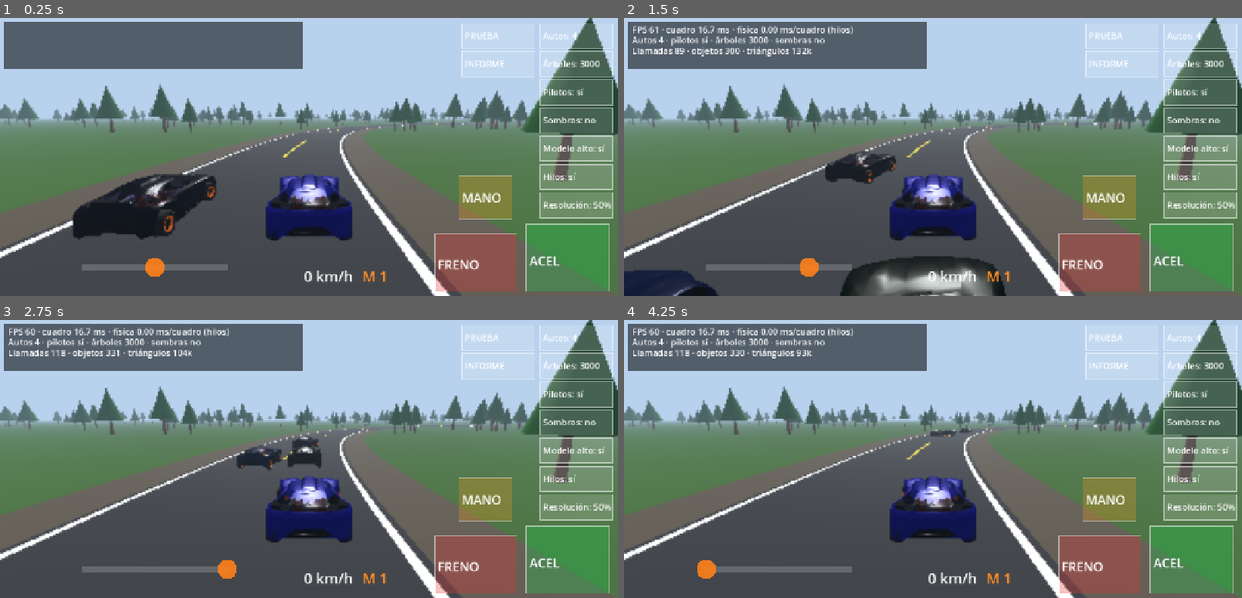
Above: before the commit, frames 1-4 (two rows, left to right).
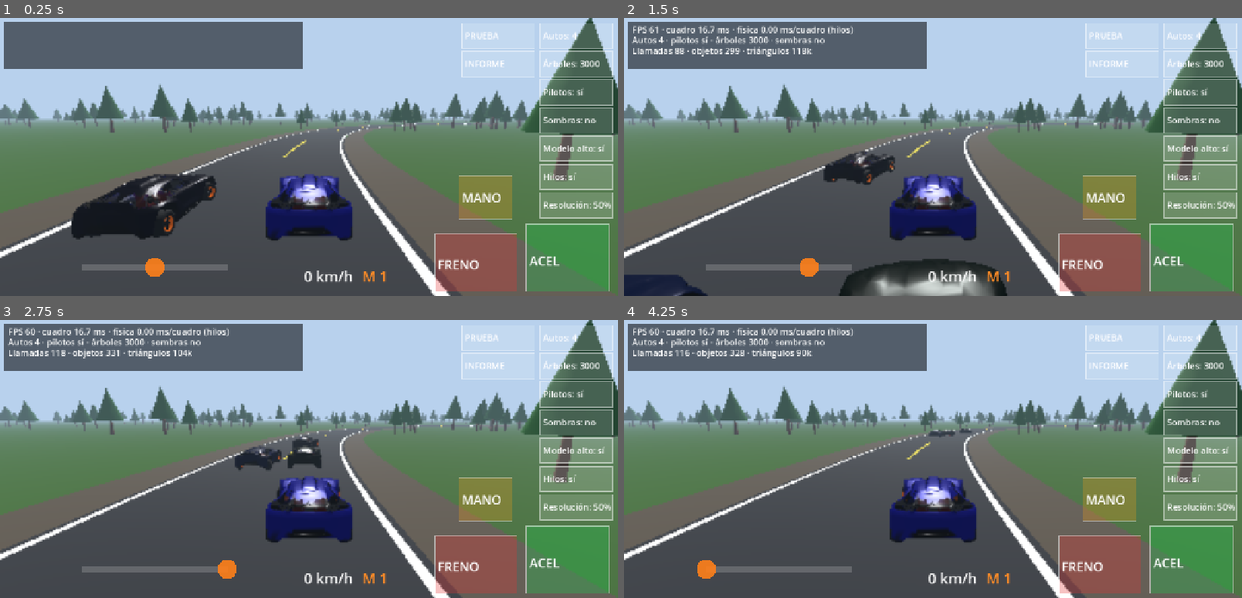
Above: after the commit, the same moments.

Repository: webmaletin-art/Rally-Sim-movile
Game: Godot game, scene res://bootstrap/boot.tscn
Two runs of this game, one before a commit and one after it. Both use one fixed random seed, a clock stepped at 60 frames per second and the inputs below.
Inputs (mouse positions are in pixels of both pictures, inside the frame that each line leads up to):
- Up to frame 1 (0.25 s): no input
- Up to frame 2 (1.5 s): move the mouse to (1068, 143) at 0.52 s; hold D 0.53-1.25 s; click (1068, 143) at 0.67 s; tap Space at 0.77 s; drag from (809, 170) to (902, 212) at 1.27 s
- Up to frame 3 (2.75 s): move the mouse to (370, 397) at 2.02 s; hold D from 2.03 s (still down)
- Up to frame 4 (4.25 s): release D at 2.75 s; drag from (902, 514) to (747, 417) at 2.77 s; move the mouse to (1118, 500) at 3.52 s; hold A from 3.53 s (still down); tap Space at 3.77 s

The runs differ from the first frame. In frame 1, 0.2% of the frame differs, in the area x 4-76%, y 27-80%; in frame 2, 1.9%, in the area x 0-62%, y 10-100%; in frame 3, 0.1%; in frame 4, less than 0.1%.

Commit message:
Godot: interpolate cars between physics steps (no more 'tuc-tuc' jumps), faster chase camera, cull far rivals' pilots
Frame time vs 120 Hz physics quantization made the car advance in uneven
jumps. Each physics step now records its state with its time and rendering
samples a slightly delayed time, interpolating between the two surrounding
steps. Test: per-frame advance jitter drops from 5-10% to under 1%.

Co-Authored-By: Claude Sonnet 5.5 <noreply@anthropic.com>
Claude-Session: https://claude.ai/code/session_01P18mcfX7vPAh1HouukYKHr

Diff:
--- a/godot/game/car/car.gd
+++ b/godot/game/car/car.gd
@@ -23,11 +23,11 @@
 	is_player = player
 	visual = CarVisual.new()
 	visual.setup(params, lo, paint, rim)
-	snap.capture(phys)
+	snap.reset_to(0.0, phys)
 
 func place(x: float, z: float, yaw: float) -> void:
 	phys.reset(x, z, yaw)
-	snap.capture(phys)
+	snap.reset_to(0.0, phys)
 
 func step(dt: float) -> void:
 	if driver != null:
@@ -36,9 +36,14 @@
 	else:
 		phys.step(dt, in_throttle, in_brake, in_steer, in_handbrake)
 
-## Copia el estado de la física a la foto (hay que llamarlo con la física quieta)
-func capture() -> void:
-	snap.capture(phys)
+## Reinicia el historial del dibujado en la hora t (al colocar el auto)
+func restart_history(t: float) -> void:
+	snap.reset_to(t, phys)
+
+## Un paso de física; deja el estado en el historial con su hora
+func step_and_record(dt: float, t: float) -> void:
+	step(dt)
+	snap.push(t, phys)
 
 func update_visual(dt: float) -> void:
 	visual.sync_from(snap, dt)
--- a/godot/game/car/car_snapshot.gd
+++ b/godot/game/car/car_snapshot.gd
@@ -1,7 +1,16 @@
 extends RefCounted
-## Foto del estado de un auto para dibujarlo. La física corre un cuadro adelantada en otros hilos; el dibujado y la cámara
-## leen esta copia (nunca el estado vivo), así no hay carreras de datos entre hilos.
+## Historial de estados de un auto para dibujarlo suave.
+## La física corre a 120 Hz un cuadro adelantada y en otros hilos; cada paso deja acá su estado con su hora. El dibujado
+## pide el estado a una hora un poquito atrasada (sample) y lo interpola entre los dos pasos que la rodean: así el auto no
+## "salta" cuando un cuadro avanza 2 pasos y el siguiente 3. Los hilos solo escriben (push) y el principal solo lee, nunca a la vez.
 
+const RING := 24
+const STRIDE := 19
+
+var data := PackedFloat64Array()
+var count := 0
+
+# estado interpolado (lo lee el dibujado, la cámara y el HUD)
 var px := 0.0
 var py := 0.0
 var pz := 0.0
@@ -15,17 +24,67 @@
 var wheel_s := PackedFloat64Array([0.0, 0.0, 0.0, 0.0])
 var wheel_omega := PackedFloat64Array([0.0, 0.0, 0.0, 0.0])
 
-func capture(p) -> void:
-	px = p.px
-	py = p.py
-	pz = p.pz
-	pitch = p.pitch
-	roll = p.roll
-	yaw = p.yaw
-	steerAngle = p.steerAngle
-	vLong = p.vLong
-	gear = p.gear
-	rpm = p.rpm
+func _init() -> void:
+	data.resize(RING * STRIDE)
+
+## Borra el historial y deja un solo estado a la hora t
+func reset_to(t: float, p) -> void:
+	count = 0
+	push(t, p)
+	push(t + 0.0001, p)
+	sample(t)
+
+func push(t: float, p) -> void:
+	var o := (count % RING) * STRIDE
+	data[o] = t
+	data[o + 1] = p.px
+	data[o + 2] = p.py
+	data[o + 3] = p.pz
+	data[o + 4] = p.pitch
+	data[o + 5] = p.yaw
+	data[o + 6] = p.roll
+	data[o + 7] = p.steerAngle
+	data[o + 8] = p.vLong
+	data[o + 9] = p.rpm
+	data[o + 10] = float(p.gear)
 	for i in 4:
-		wheel_s[i] = p.wheels[i].s
-		wheel_omega[i] = p.wheels[i].omega
+		data[o + 11 + i] = p.wheels[i].s
+		data[o + 15 + i] = p.wheels[i].omega
+	count += 1
+
+func sample(t: float) -> void:
+	var n := mini(count, RING)
+	if n == 0:
+		return
+	var newest := (count - 1) % RING
+	var i0 := newest
+	var i1 := newest
+	var found := false
+	for k in n:
+		var idx := (count - 1 - k) % RING
+		if data[idx * STRIDE] <= t:
+			i0 = idx
+			i1 = (idx + 1) % RING if k > 0 else idx
+			found = true
+			break
+	if not found:
+		i0 = (count - n) % RING
+		i1 = i0
+	var o0 := i0 * STRIDE
+	var o1 := i1 * STRIDE
+	var t0 := data[o0]
+	var t1 := data[o1]
+	var a := 0.0 if t1 <= t0 else clampf((t - t0) / (t1 - t0), 0.0, 1.0)
+	px = lerpf(data[o0 + 1], data[o1 + 1], a)
+	py = lerpf(data[o0 + 2], data[o1 + 2], a)
+	pz = lerpf(data[o0 + 3], data[o1 + 3], a)
+	pitch = lerpf(data[o0 + 4], data[o1 + 4], a)
+	yaw = lerp_angle(data[o0 + 5], data[o1 + 5], a)
+	roll = lerpf(data[o0 + 6], data[o1 + 6], a)
+	steerAngle = lerpf(data[o0 + 7], data[o1 + 7], a)
+	vLong = lerpf(data[o0 + 8], data[o1 + 8], a)
+	rpm = lerpf(data[o0 + 9], data[o1 + 9], a)
+	gear = int(data[o1 + 10])
+	for i in 4:
+		wheel_s[i] = lerpf(data[o0 + 11 + i], data[o1 + 11 + i], a)
+		wheel_omega[i] = lerpf(data[o0 + 15 + i], data[o1 + 15 + i], a)
--- a/godot/game/car/pilot.gd
+++ b/godot/game/car/pilot.gd
@@ -6,7 +6,7 @@
 static var _lo_scene: PackedScene
 static var _full_mat: Material
 
-static func create(parent: Node3D, x: float, hip_y: float, hip_z: float, lo: bool) -> Node3D:
+static func create(parent: Node3D, x: float, hip_y: float, hip_z: float, lo: bool, max_dist := 0.0) -> Node3D:
 	if _lo_scene == null:
 		_lo_scene = load("res://game/models/pilot_lo.glb")
 		var full: Node = (load("res://game/models/pilot.glb") as PackedScene).instantiate()
@@ -23,6 +23,8 @@
 	for mi in _meshes(scene):
 		mi.set_surface_override_material(0, _full_mat)
 		mi.extra_cull_margin = 2.0
+		if max_dist > 0.0:
+			mi.visibility_range_end = max_dist # los pilotos de los rivales lejanos no se dibujan
 	if skel == null:
 		return root
 	var head := _bone(skel, "Head")
--- a/godot/game/main.gd
+++ b/godot/game/main.gd
@@ -239,12 +239,13 @@
 			car.driver = RingDriver.new(track, 20.0 + float((i * 7) % 9), (float((i * 5) % 7) - 3.0) * 0.9)
 		var sp: Array = track.start_pose(i)
 		car.place(sp[0], sp[1], sp[2])
+		car.restart_history(sim_t)
 		world.add_child(car.visual)
 		if no_body:
 			car.visual.body.get_child(0).visible = false
 		if pilots_on:
-			Pilot.create(car.visual.body, 0.37, 0.49, -0.31, lo)
-			Pilot.create(car.visual.body, -0.37, 0.49, -0.31, lo)
+			Pilot.create(car.visual.body, 0.37, 0.49, -0.31, lo, 0.0 if i == 0 else 55.0)
+			Pilot.create(car.visual.body, -0.37, 0.49, -0.31, lo, 0.0 if i == 0 else 55.0)
 		cars.append(car)
 	cam_ready = false
 
@@ -435,6 +436,10 @@
 ##  · enseguida se lanza la física del cuadro que viene (una tarea por auto) y el hilo principal sigue con el dibujado.
 ## El dibujado y la cámara usan solo la foto. Costo: un cuadro (16 ms) más de retardo al girar el volante.
 var phys_task := -1
+var sim_t := 0.0 # hora de la simulación (múltiplo de 1/120 s)
+var batch_t0 := 0.0
+var render_t := 0.0
+var smooth_dt := 0.016
 var phys_wait_us := 0
 
 func _finish_physics() -> void:
@@ -443,15 +448,18 @@
 		WorkerThreadPool.wait_for_group_task_completion(phys_task)
 		phys_wait_us += Time.get_ticks_usec() - t0
 		phys_task = -1
-		for c in cars:
-			c.capture()
 
 func _step_physics(dt: float) -> void:
 	_finish_physics()
 	var h := 1.0 / 120.0
+	smooth_dt = lerpf(smooth_dt, minf(dt, 0.1), 0.02)
 	acc = minf(acc + dt, 0.05)
 	step_n = int(acc / h)
 	acc -= float(step_n) * h
+	batch_t0 = sim_t
+	sim_t += float(step_n) * h
+	# hora que se dibuja: atrasada lo justo para que los estados que rodean esa hora ya estén calculados
+	render_t = sim_t + acc - (smooth_dt * 1.3 + h)
 	if step_n <= 0 or cars.is_empty():
 		return
 	var pl: Car = cars[0]
@@ -467,13 +475,11 @@
 		for i in cars.size():
 			_step_car(i)
 		phys_us += Time.get_ticks_usec() - t0
-		for c in cars:
-			c.capture()
 
 func _step_car(i: int) -> void:
 	var c: Car = cars[i]
 	for k in step_n:
-		c.step(1.0 / 120.0)
+		c.step_and_record(1.0 / 120.0, batch_t0 + float(k + 1) / 120.0)
 
 func _process(dt: float) -> void:
 	_step_physics(dt)
@@ -482,6 +488,7 @@
 	if cars.is_empty():
 		return
 	for c in cars:
+		c.snap.sample(render_t)
 		c.update_visual(dt)
 	var p = cars[0].snap
 	# cámara de seguimiento
@@ -489,11 +496,11 @@
 	if not cam_ready:
 		cam_yaw = target_yaw
 		cam_ready = true
-	cam_yaw = lerp_angle(cam_yaw, target_yaw, 1.0 - exp(-dt * 4.0))
+	cam_yaw = lerp_angle(cam_yaw, target_yaw, 1.0 - exp(-dt * 9.0))
 	var fwd := Vector3(sin(cam_yaw), 0, cos(cam_yaw))
 	var pos := Vector3(p.px, p.py, p.pz)
 	var want := pos - fwd * 7.5 + Vector3.UP * 2.7
-	cam.position = want if cam.position.distance_to(want) > 30.0 else cam.position.lerp(want, 1.0 - exp(-dt * 9.0))
+	cam.position = want if cam.position.distance_to(want) > 30.0 else cam.position.lerp(want, 1.0 - exp(-dt * 14.0))
 	cam.look_at(pos + fwd * 3.0 + Vector3.UP * 0.9)
 	if cam_mode == "side":
 		var right := Vector3(cos(p.yaw), 0, -sin(p.yaw))
--- /dev/null
+++ b/godot/tests/interp_test.gd
@@ -0,0 +1,77 @@
+## Suavidad del auto en pantalla: con cuadros de duración irregular (como en un celular) el avance por cuadro tiene que
+## ser proporcional al tiempo del cuadro. Compara "último estado" (antes) con el historial interpolado (ahora).
+extends SceneTree
+
+const VehiclePhysics := preload("res://game/physics/vehicle_physics.gd")
+const VehicleParams := preload("res://game/physics/vehicle_params.gd")
+const FlatTrack := preload("res://game/physics/flat_track.gd")
+const CarSnapshot := preload("res://game/car/car_snapshot.gd")
+
+const PATTERNS := [
+	[0.0166, 0.0167, 0.0333, 0.0166, 0.025, 0.0167, 0.0333, 0.0166, 0.0167, 0.041],
+	[0.0345, 0.0322, 0.0338, 0.0351, 0.0319, 0.0333, 0.0341, 0.0326], # ~30 FPS con temblor (justo en 4 pasos de física)
+	[0.0169, 0.0164, 0.0171, 0.0163, 0.0168, 0.0166]] # ~60 FPS con temblor (justo en 2 pasos)
+
+func _init() -> void:
+	var ok := true
+	for pt in PATTERNS.size():
+		ok = _run(pt) and ok
+	quit(0 if ok else 1)
+
+func _run(pattern: int) -> bool:
+	var vehicles: Dictionary = JSON.parse_string(FileAccess.get_file_as_string("res://game/data/vehicles.json"))
+	var d: Dictionary = vehicles["t1plus"]
+	d["camberF"] = -1.0
+	d["camberR"] = -0.5
+	d["toeF"] = 0.0
+	d["toeR"] = 0.1
+	d["pressF"] = 30.0
+	d["pressR"] = 30.0
+	var ph := VehiclePhysics.new(FlatTrack.new(), VehicleParams.from_dict(d))
+	var snap := CarSnapshot.new()
+	snap.reset_to(0.0, ph)
+	var h := 1.0 / 120.0
+	var acc := 0.0
+	var sim_t := 0.0
+	var smooth_dt := 0.016
+	var dts: Array = PATTERNS[pattern]
+	var ratios_new: Array = []
+	var ratios_old: Array = []
+	var last_new := 0.0
+	var last_old := 0.0
+	var real_t := 0.0
+	var f := 0
+	while real_t < 12.0:
+		var dt: float = dts[f % dts.size()]
+		f += 1
+		real_t += dt
+		smooth_dt = lerpf(smooth_dt, dt, 0.02)
+		acc = minf(acc + dt, 0.05)
+		var n := int(acc / h)
+		acc -= n * h
+		var t0 := sim_t
+		sim_t += n * h
+		for k in n:
+			ph.step(h, 1.0, 0.0, 0.0, false)
+			snap.push(t0 + (k + 1) * h, ph)
+		var render_t := sim_t + acc - (smooth_dt * 1.3 + h)
+		snap.sample(render_t)
+		var new_pos := snap.pz
+		var old_pos := ph.pz
+		if real_t > 6.0 and ph.vLong > 5.0:
+			ratios_new.append((new_pos - last_new) / (ph.vLong * dt))
+			ratios_old.append((old_pos - last_old) / (ph.vLong * dt))
+		last_new = new_pos
+		last_old = old_pos
+	print("patrón %d · antes (último estado): desvío del avance por cuadro %.3f · ahora (interpolado): %.3f" % [pattern, _sd(ratios_old), _sd(ratios_new)])
+	return _sd(ratios_new) < _sd(ratios_old) * 0.6
+
+func _sd(a: Array) -> float:
+	var m := 0.0
+	for x in a:
+		m += x
+	m /= a.size()
+	var v := 0.0
+	for x in a:
+		v += (x - m) * (x - m)
+	return sqrt(v / a.size())
